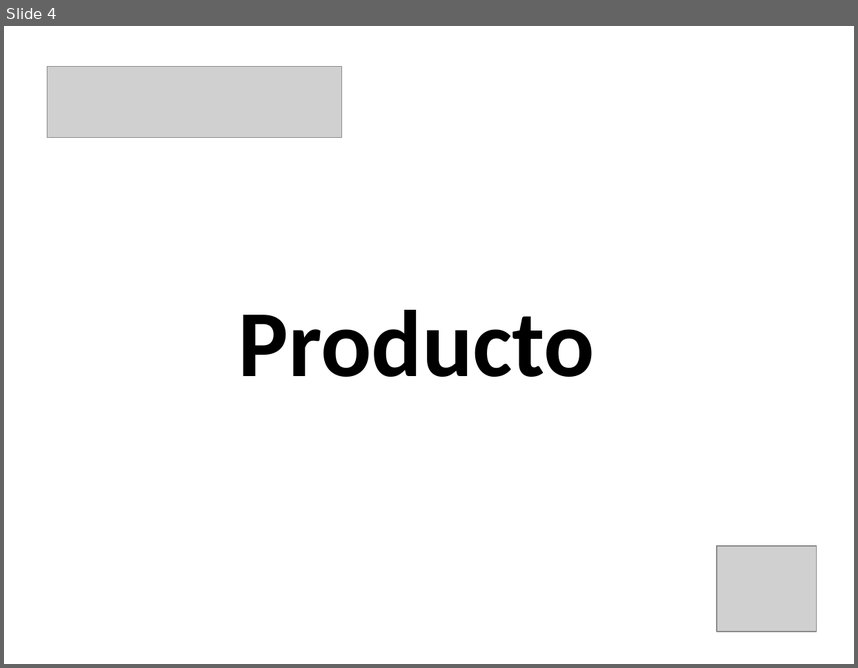
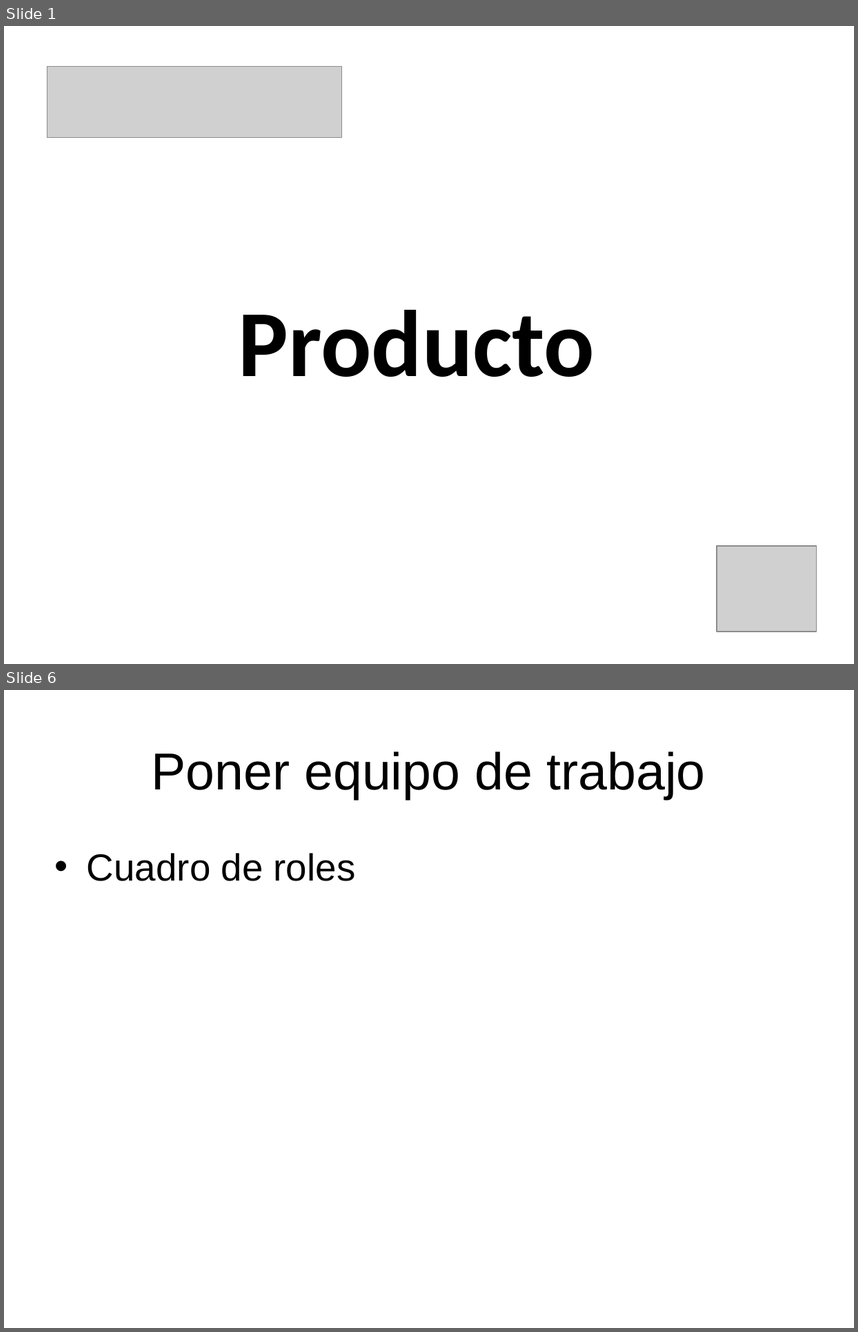
Before and after one commit to lucasdicesaro/reser-bar, a slide deck: documentacion/Presentacion Final ReserBar/Karina/Presentación con gestion del proyecto.ppt. Shown one above the other, each under a label of ours: slide 4 before the commit, slides 1 and 6 after it; the slides between them are not shown. The pictures are 858x668 and 858x1332 pixels, drawn with LibreOffice and Linux fonts; fonts in the diff are those of the drawing; grey boxes stand for pictures. Boxes give left, top, right and bottom in pixels: in the first picture for what was removed or moved away, otherwise in the second. Text is boxed around its words. In the diff, an @@ line names an element or a change of style, - is before the commit and + after.

```diff
--- a/documentacion/Presentacion Final ReserBar/Karina/Presentación con gestion del proyecto.ppt
+++ b/documentacion/Presentacion Final ReserBar/Karina/Presentación con gestion del proyecto.ppt
@@ slide 6 added at (4, 690, 854, 1328), background #FFFFFF @@
@@ title added at (152, 751, 706, 799), 44 pt, text #000000 @@
+Poner equipo de trabajo
@@ text added at (87, 853, 356, 881), 32 pt, text #000000 @@
+• Cuadro de roles
@@ what was slide 4 is now slide 1 @@
```
Also in this commit, not shown: 3 slides changed, 8 other slides added.
